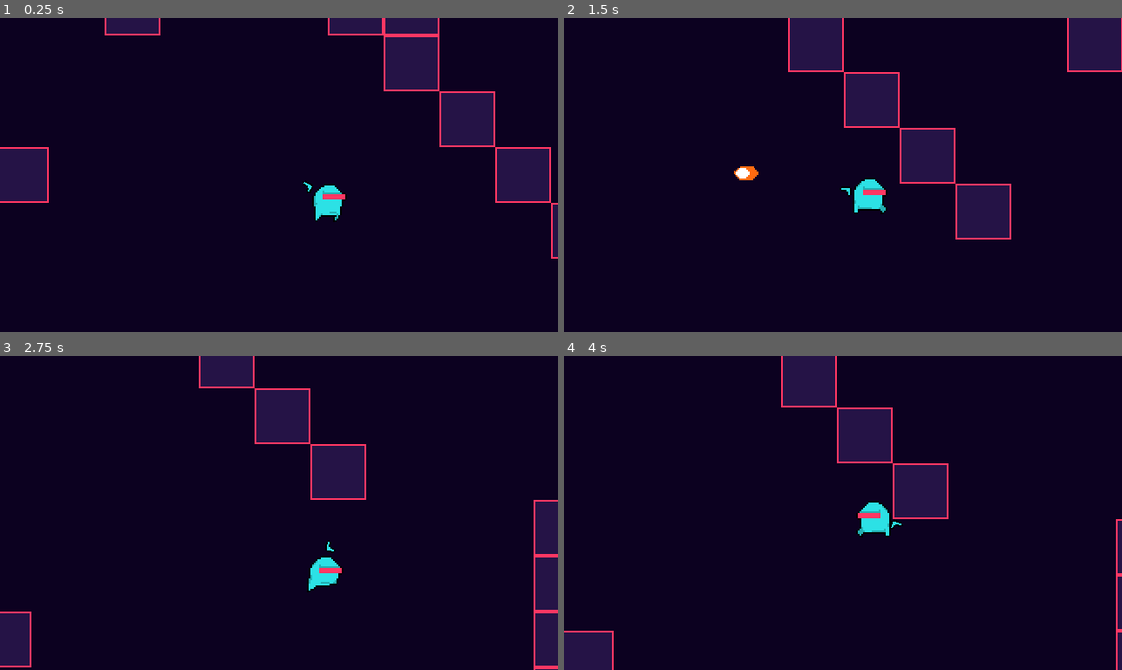
Above: before the commit, frames 1-4 (two rows, left to right).
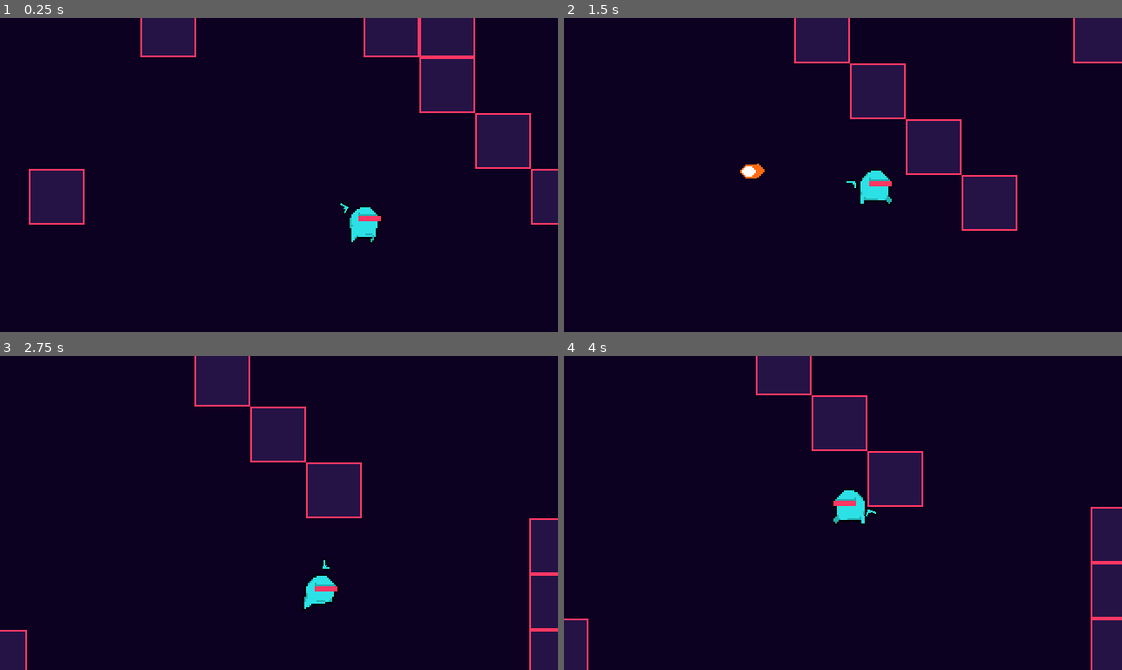
Above: after the commit, the same moments.

Repository: GregCK/RetroGun
Game: Godot game, scene res://World.tscn
Two runs of this game, one before a commit and one after it. Both use one fixed random seed, a clock stepped at 60 frames per second and the inputs below.
Inputs (mouse positions are in pixels of both pictures, inside the frame that each line leads up to):
- Up to frame 1 (0.25 s): no input
- Up to frame 2 (1.5 s): move the mouse to (965, 159) at 0.52 s; press the mouse at (965, 159) at 0.53 s; hold D (right) 0.53-1.28 s; move the mouse to (731, 190) at 1.27 s; release the mouse at (731, 190) at 1.28 s; hold S (down) from 1.28 s (still down); click (731, 190) at 1.35 s
- Up to frame 3 (2.75 s): move the mouse to (334, 443) at 2.02 s; release S (down) at 2.03 s; press the mouse at (334, 443) at 2.03 s; hold D (right) from 2.03 s (still down)
- Up to frame 4 (4 s): move the mouse to (815, 575) at 2.77 s; release D (right) at 2.78 s; release the mouse at (815, 575) at 2.78 s; hold W (up) 2.78-3.53 s; click (815, 575) at 2.85 s; move the mouse to (1010, 560) at 3.52 s; press the mouse at (1010, 560) at 3.53 s; hold A (left) from 3.53 s (still down)

The runs differ from the first frame. In frame 1, 13% of the frame differs, in the area x 0-100%, y 0-77%; in frame 2, 5.4%; in frame 3, 6.3%; in frame 4, 9.8%.

Commit message:
speed var

Diff:
--- a/Player/Player.gd
+++ b/Player/Player.gd
@@ -52,8 +52,8 @@
 
 	var cam_pos = camera.get_global_position()
 
-
-	var new_cam_pos = lerp(cam_pos, middle_pos, 2 * delta)
+	var camSpeed = 4
+	var new_cam_pos = lerp(cam_pos, middle_pos, camSpeed * delta)
 
 	camera.set_global_position(new_cam_pos)
 
